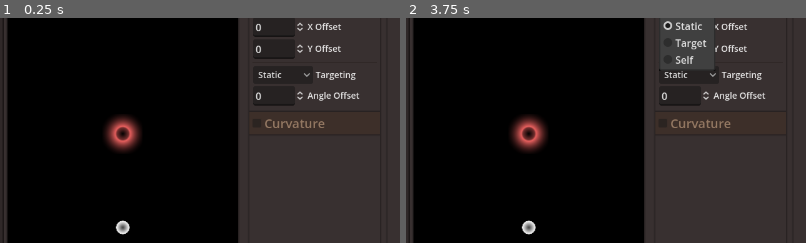
Above: before the commit, frames 1-2 (left to right).
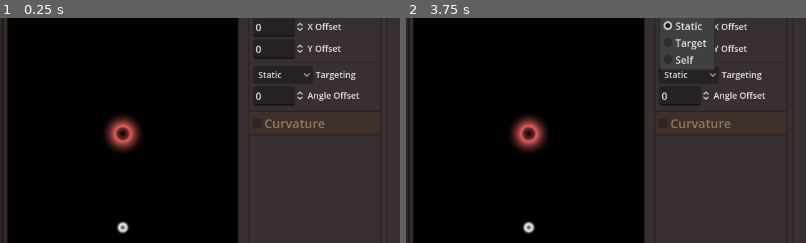
Above: after the commit, the same moments.

Repository: Roboolet/danmacurate
Game: Godot game, scene res://scenes/concept_main.tscn
The game is run twice, just before and just after one commit, with the same random seed, the same clock (stepped at 60 frames per second) and the same inputs. Before the commit the project starts from res://scenes/main.tscn.
Inputs:
- Up to frame 1 (0.25 s): no input
- Up to frame 2 (3.75 s): click "Create new" at 0.5 s; click "Create new" at 1.25 s; click "Loop" at 2 s; click "Default" at 2.75 s; click "Static" at 3.5 s
The pictures show only the part of the screen within x 0-50%, y 31-81%; the shares and areas given below are measured in that part.

The runs differ from the first frame. In frame 1, 0.2% of the frame differs, in the area x 28-33%, y 89-97%; in frame 2, 0.2%.

Commit message:
Renamed files to prepare for switch to new concept

Diff:
--- a/project.godot
+++ b/project.godot
@@ -11,7 +11,7 @@
 [application]
 
 config/name="Danmacurate"
-run/main_scene="res://scenes/main.tscn"
+run/main_scene="res://scenes/concept_main.tscn"
 config/features=PackedStringArray("4.3", "GL Compatibility")
 config/icon="res://icon.svg"
 
@@ -19,6 +19,10 @@
 
 window/size/viewport_width=1280
 window/size/viewport_height=720
+
+[dotnet]
+
+project/assembly_name="Danmacurate"
 
 [input]
 
--- a/scenes/main.tscn
+++ b/scenes/concept_main.tscn
@@ -2,7 +2,7 @@
 
 [ext_resource type="Theme" uid="uid://c60bwmpavdiif" path="res://theme/corundum/theme_corundum.tres" id="1_fbpy7"]
 [ext_resource type="Script" path="res://slider_value_label.gd" id="2_tfkc5"]
-[ext_resource type="PackedScene" uid="uid://khrdvrunqjgo" path="res://scenes/preview_2d.tscn" id="3_4hx61"]
+[ext_resource type="PackedScene" uid="uid://khrdvrunqjgo" path="res://scenes/concept_main_sim.tscn" id="3_4hx61"]
 [ext_resource type="Script" path="res://scripts/prop_group_settings_dropdown.gd" id="3_ing78"]
 
 [node name="Control" type="Control"]
--- a/scenes/preview_2d.tscn
+++ b/scenes/concept_main_sim.tscn
@@ -13,7 +13,7 @@
 fill_to = Vector2(1, 1)
 
 [sub_resource type="Gradient" id="Gradient_jcmvy"]
-offsets = PackedFloat32Array(0, 0.480519, 0.493506)
+offsets = PackedFloat32Array(0, 0.266234, 0.480519)
 colors = PackedColorArray(1, 1, 1, 0.243137, 1, 1, 1, 1, 0.67069, 0.67069, 0.67069, 0)
 
 [sub_resource type="GradientTexture2D" id="GradientTexture2D_xrnsu"]
Not shown: 2 places in scenes/concept_main_sim.tscn that only renumber resources
